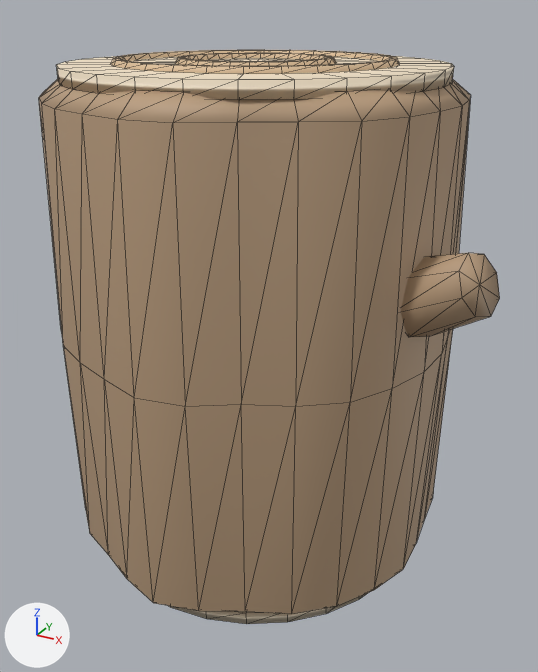
A saved change to the glTF model assets/meshes/LogJamLog.glb.
Camera for both pictures: a 50 mm camera at (1.59, -2.78, 2.4) aimed at (0.09, -0.06, 1.04). The lights are fixed; the arrows at lower left show +X, +Y and +Z. The first picture is the older version. Mesh edges are drawn as thin lines.

The older version as bpy lines, for what is in view:
```python
me_bark = bpy.data.meshes.new('Bark')
me_bark.from_pydata(...)  # 160 vertices, 312 faces; spans x -0.86..1.11, y -0.91..0.89, z 0.04..2.16
me_bark.materials.append(mat_bark)  # beige #b89b7d
me_rings = bpy.data.meshes.new('Rings')
me_rings.from_pydata(...)  # 672 vertices, 1344 faces; spans x -0.57..0.57, y -0.57..0.57, z -0.02..2.22
me_rings.materials.append(mat_rings)  # beige #d8bc98
me_wood = bpy.data.meshes.new('Wood')
me_wood.from_pydata(...)  # a 28-sided cylinder along z spanning x -0.78..0.78, y -0.78..0.78, z 0.0..0.06; a 28-sided cylinder along z spanning x -0.78..0.78, y -0.78..0.78, z 2.14..2.2
me_wood.materials.append(mat_wood)  # beige #f6e5ca
ob_bark = bpy.data.objects.new('Bark', me_bark)
ob_bark.location = (0.0, 0.0, 0.0)
ob_rings = bpy.data.objects.new('Rings', me_rings)
ob_rings.location = (0.0, 0.0, 0.0)
ob_wood = bpy.data.objects.new('Wood', me_wood)
ob_wood.location = (0.0, 0.0, 0.0)
```
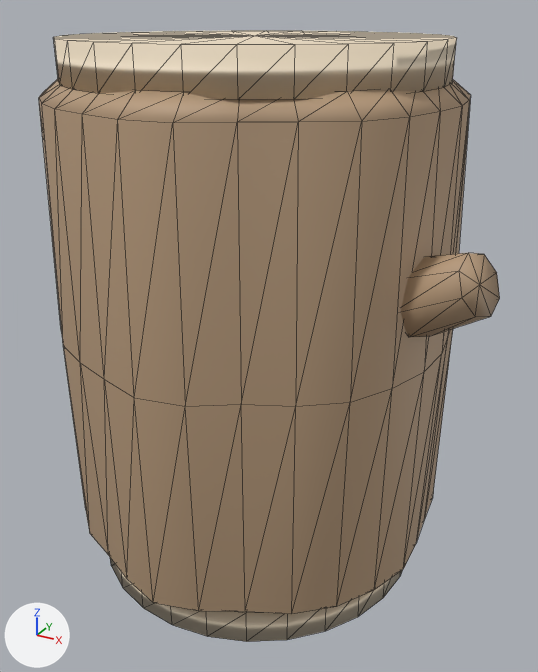
What differs and where, as boxes (x1, y1, x2, y2) in the pictures (538 x 672 px; the box of a moved part takes in the faces that stretch with it):
'Wood', reshaped (8% taller): before (57, 56, 454, 624); after (54, 30, 457, 642)
part 1 of me_wood, moved or reshaped: before (167, 592, 369, 624); after (110, 558, 402, 642)
part 2 of me_wood, moved or reshaped: before (57, 56, 454, 100); after (54, 30, 457, 100)
'Rings', unchanged, covered by the edit: before (111, 50, 400, 74)

The change, as a diff of the scene's bpy script:
```diff
--- a/assets/meshes/LogJamLog.glb.py
+++ b/assets/meshes/LogJamLog.glb.py
@@ me_wood @@
 # used by ob_wood; location = (0.0, 0.0, 0.0)
-me_wood.from_pydata(...)  # 116 vertices, 224 faces; spans x -0.78..0.78, y -0.78..0.78, z 0.0..2.2
+me_wood.from_pydata(...)  # 116 vertices, 224 faces; spans x -0.78..0.78, y -0.78..0.78, z -0.1..2.3
+# me_wood part 1: all 29 vertices in x -0.78..0.78, y -0.78..0.78, z 0.0 are moved by (0.0, 0.0, -0.1)
+# me_wood part 2: all 29 vertices in x -0.78..0.78, y -0.78..0.78, z 2.2 are moved by (0.0, 0.0, 0.1)
 me_wood.materials.append(mat_wood)
```
